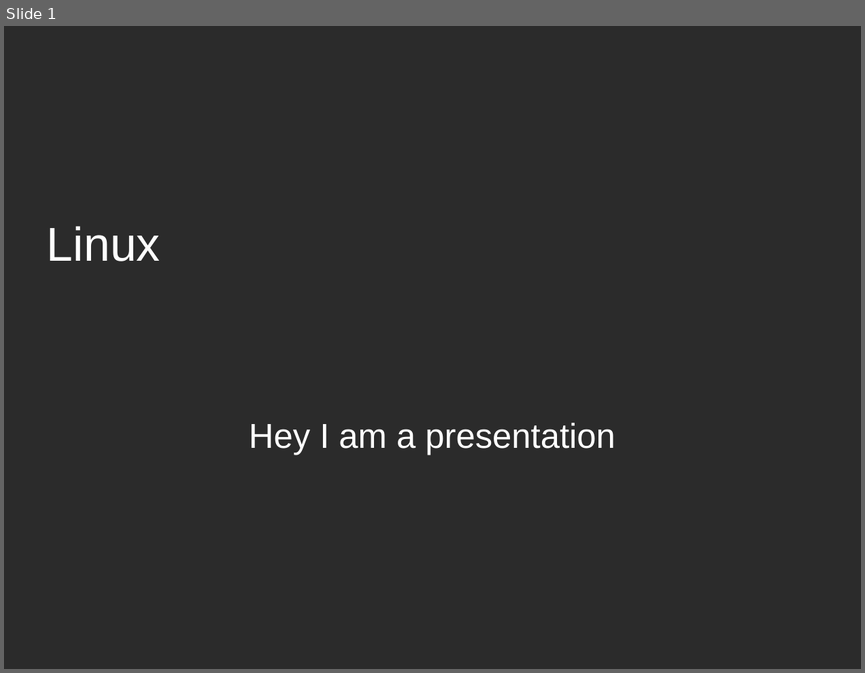
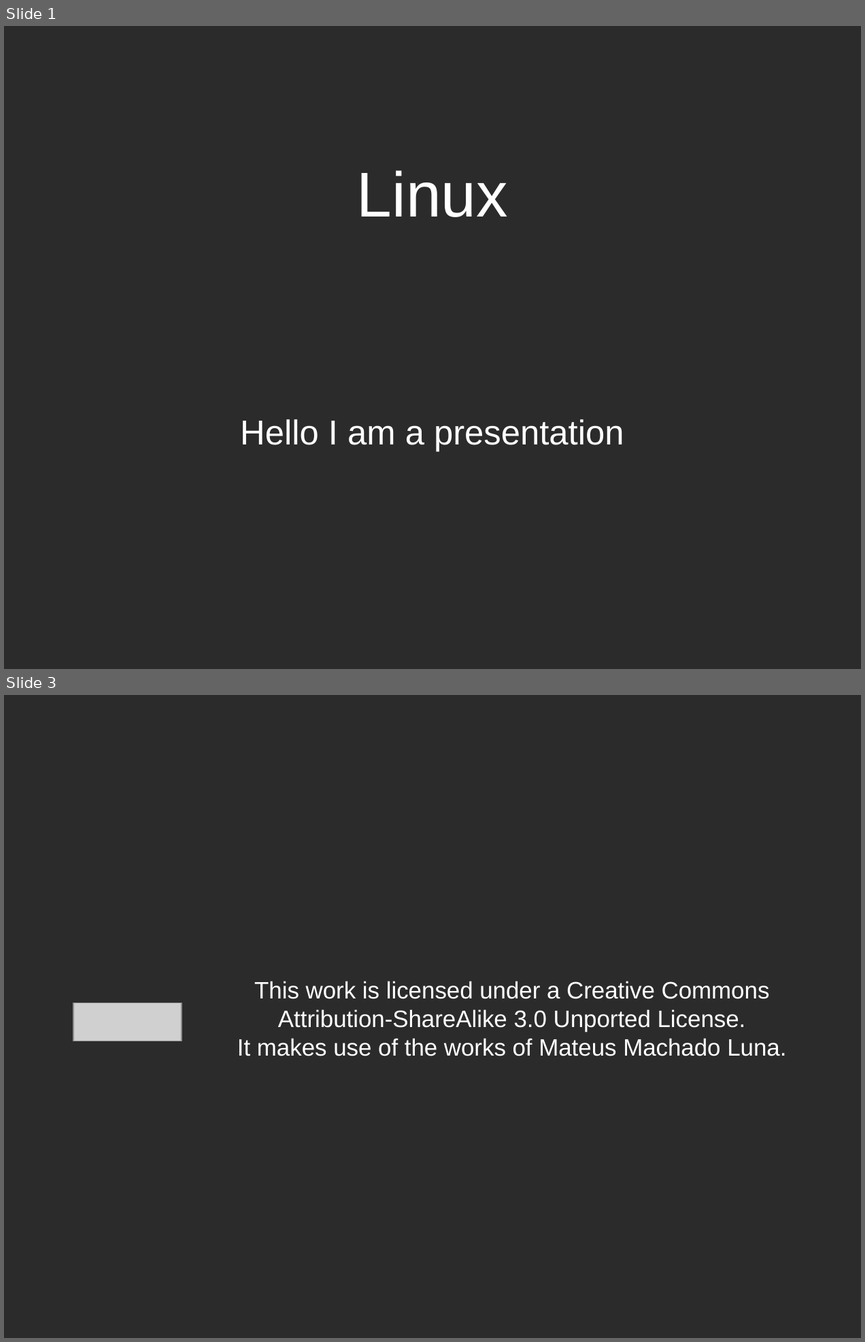
Before and after one commit to Shaimaahusien/cis106-m, a slide deck: labs/lab3/Linux.odp. Shown one above the other, each under a label of ours: slide 1 before the commit, slides 1 and 3 after it; the slides between them are not shown. The pictures are 865x673 and 865x1342 pixels, drawn with LibreOffice and Linux fonts; fonts in the diff are those of the drawing; grey boxes stand for pictures; background and template pictures are left out; a plain dark background stands for a picture behind light text. Boxes give left, top, right and bottom in pixels: in the first picture for what was removed or moved away, otherwise in the second. Text is boxed around its words. In the diff, an @@ line names an element or a change of style, - is before the commit and + after.

```diff
--- a/labs/lab3/Linux.odp
+++ b/labs/lab3/Linux.odp
@@ slide 3 added at (4, 695, 861, 1338), background picture (left out) @@
@@ title added at (237, 981, 786, 1056), 22 pt, text #FFFFFF @@
+This work is licensed under a Creative Commons Attribution-ShareAlike 3.0 Unported License.
+It makes use of the works of Mateus Machado Luna.
@@ picture added at (73, 1003, 181, 1041) @@
@@ slide 1 changed as well @@
@@ title "Linux": place and size @@
-title "Linux" at (47, 226, 160, 261)
+title "Linux" at (357, 170, 508, 217)
@@ title "Linux" at (357, 170, 508, 217): size 44 to 58.6 pt; alignment left to centre @@
@@ subtitle at (240, 419, 623, 451): text changed @@
-Hey I am a presentation
+Hello I am a presentation
```
Also in this commit, not shown: 1 slide removed, 9 other files.
